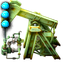
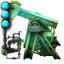
The second 64 × 64 image is a revision of the first. Changes to its layers:
"Lvl3": opacity 77% → 100%, painted on it over [1, 1, 60, 60]
"Lvl2": opacity 60% → 87%, painted on it over [1, 1, 60, 60]
"Lvl1": opacity 70% → 100%, painted on it over [1, 1, 60, 60]
